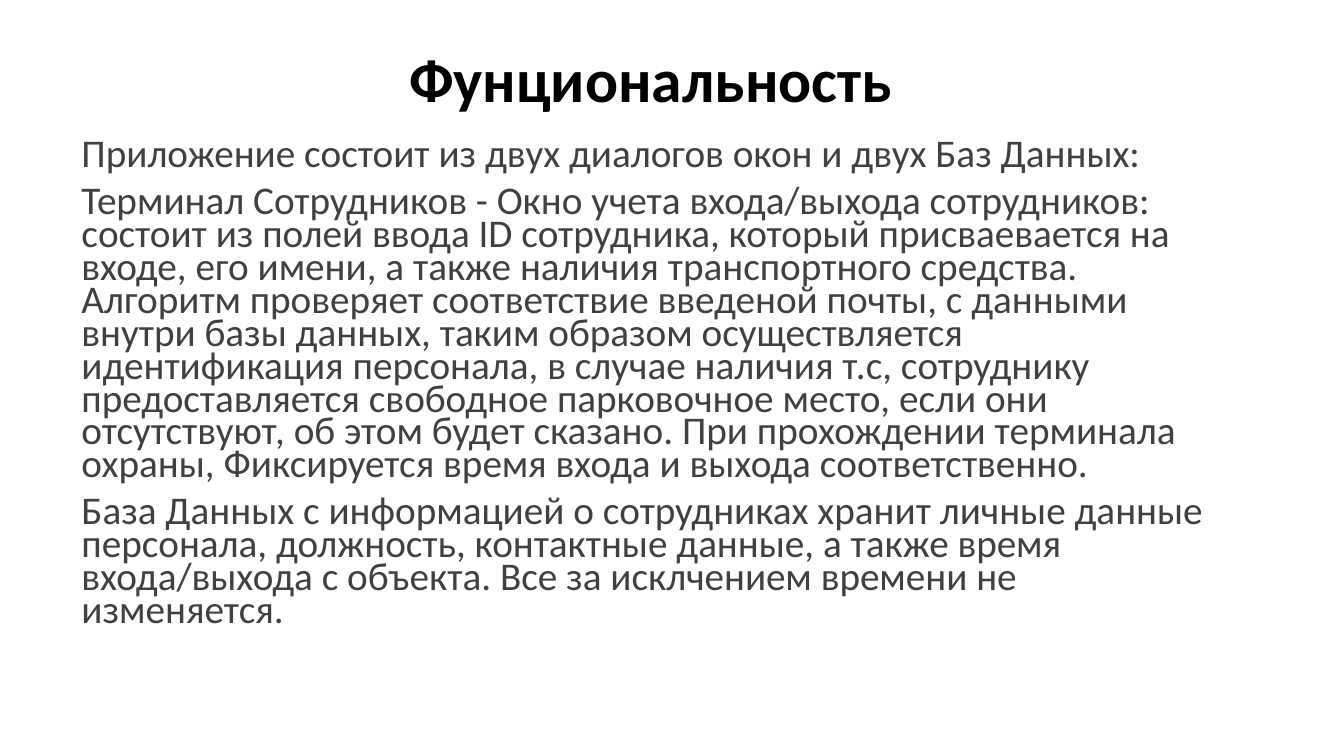
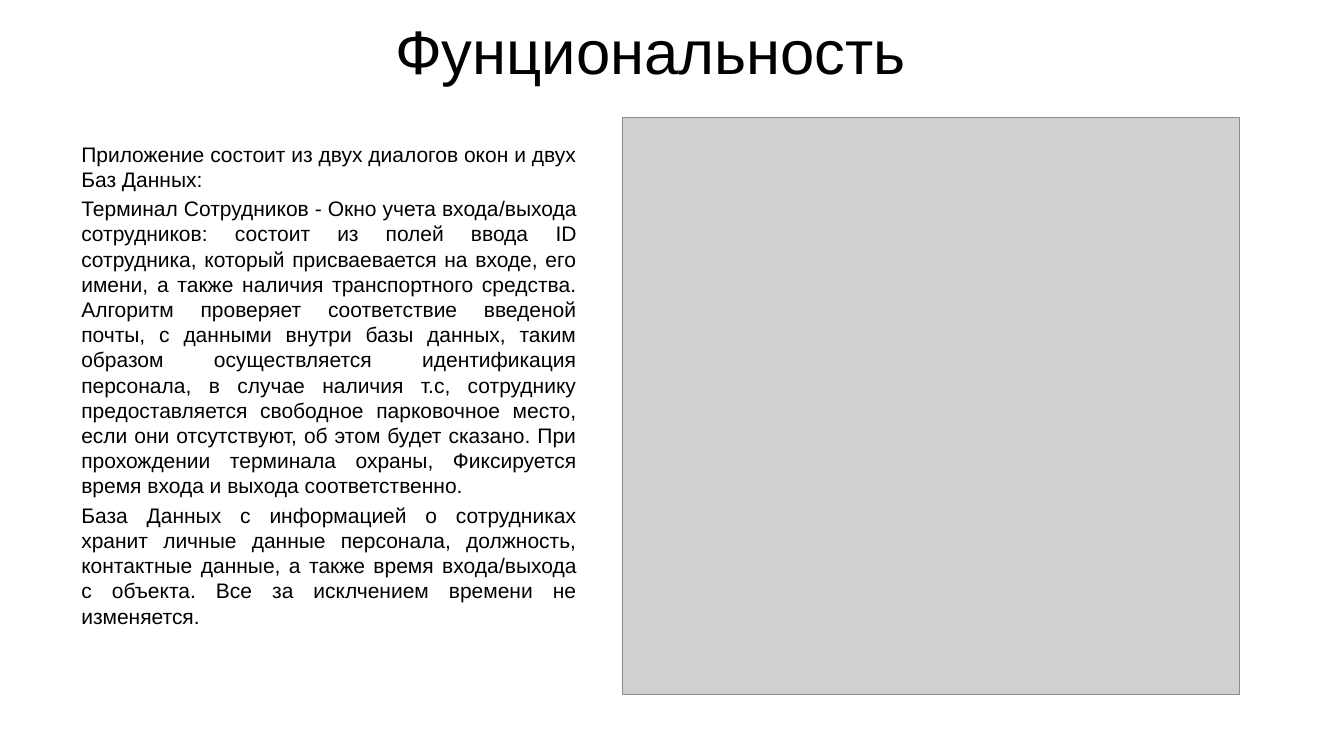
Before and after one commit to Asphie/Asphie, a slide deck: slide 3 of Проектная работа ЯП.pptx. Drawn at 1344x756 pixels with LibreOffice and Linux fonts; fonts in the diff are those of the drawing; grey boxes stand for pictures. Boxes give left, top, right and bottom in pixels: in the first picture for what was removed or moved away, otherwise in the second. Text is boxed around its words. In the diff, an @@ line names an element or a change of style, - is before the commit and + after.

```diff
--- a/Проектная работа ЯП.pptx
+++ b/Проектная работа ЯП.pptx
@@ title "Фунциональность": place and size @@
-title "Фунциональность" at [409, 60, 892, 112]
+title "Фунциональность" at [395, 31, 906, 86]
@@ title "Фунциональность" at [395, 31, 906, 86]: font Calibri to Arial, bold off; line spacing 0.9 to 1 @@
@@ picture added at [623, 117, 1240, 694] @@
@@ text "Приложение состоит из двух диалогов ..." at [81, 147, 577, 625]: size 28 to 15 pt, font Calibri to Arial, text colour #404040 to #000000; alignment left to justified; line spacing 0.7 to 1; less space between paragraphs @@
```
Also in this commit, not shown: 10 other slides changed, 1 slide added.
